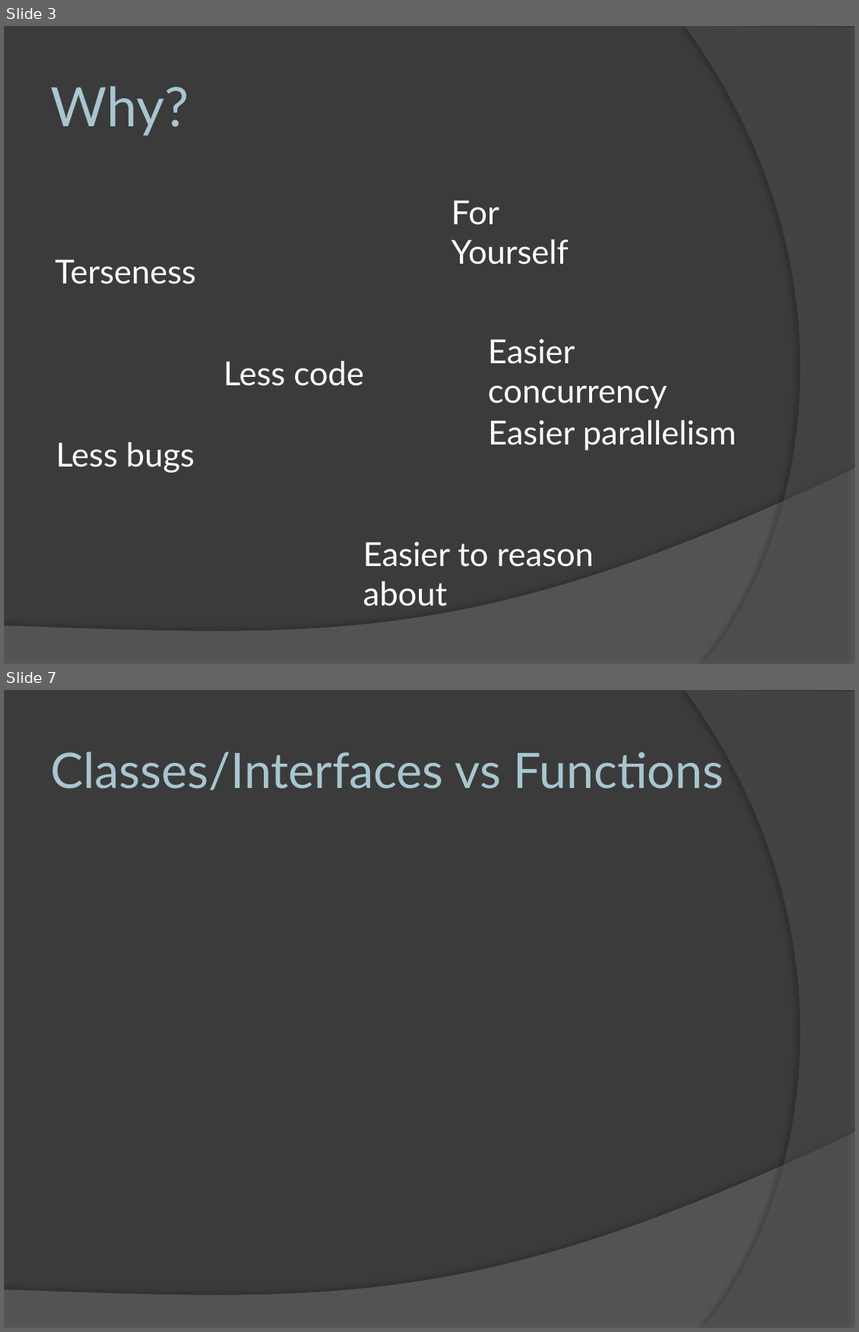
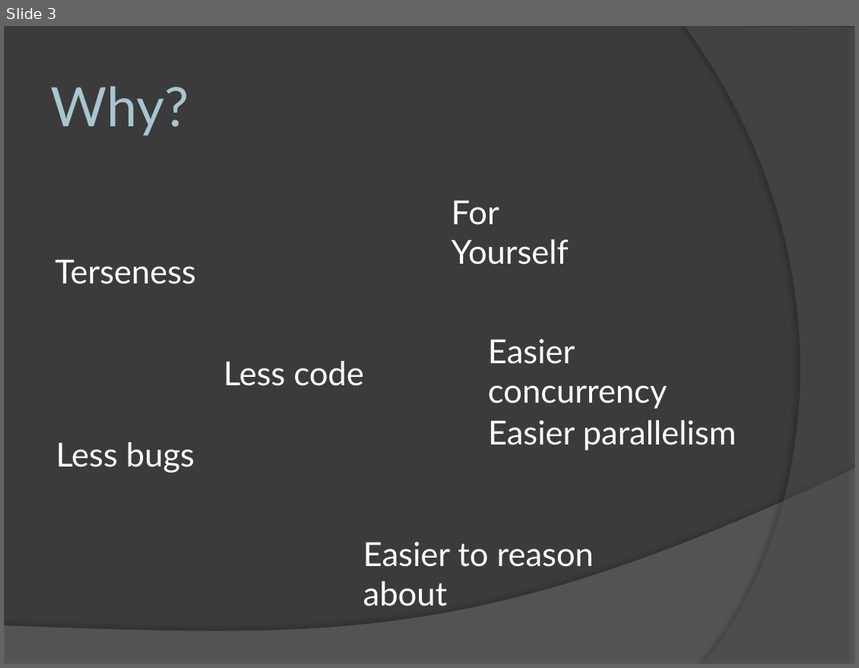
Before and after one commit to MiyamotoAkira/IntoAdventurePresentation, a slide deck: IntoAdventure.pptx. Shown one above the other, each under a label of ours: slides 3 and 7 before the commit, slide 3 after it; the slides between them are not shown. The pictures are 859x1332 and 859x668 pixels, drawn with LibreOffice and Linux fonts; fonts in the diff are those of the drawing. Boxes give left, top, right and bottom in pixels: in the first picture for what was removed or moved away, otherwise in the second. Text is boxed around its words. In the diff, an @@ line names an element or a change of style, - is before the commit and + after.

```diff
--- a/IntoAdventure.pptx
+++ b/IntoAdventure.pptx
@@ slide 7 removed at [4, 690, 855, 1328], background #3B3B3B; not listed: 2 template elements that a slide beside it also shows @@
@@ title removed at [51, 752, 724, 790] @@
-Classes/Interfaces vs Functions
```
Also in this commit, not shown: 1 slide changed, 8 other slides removed.
